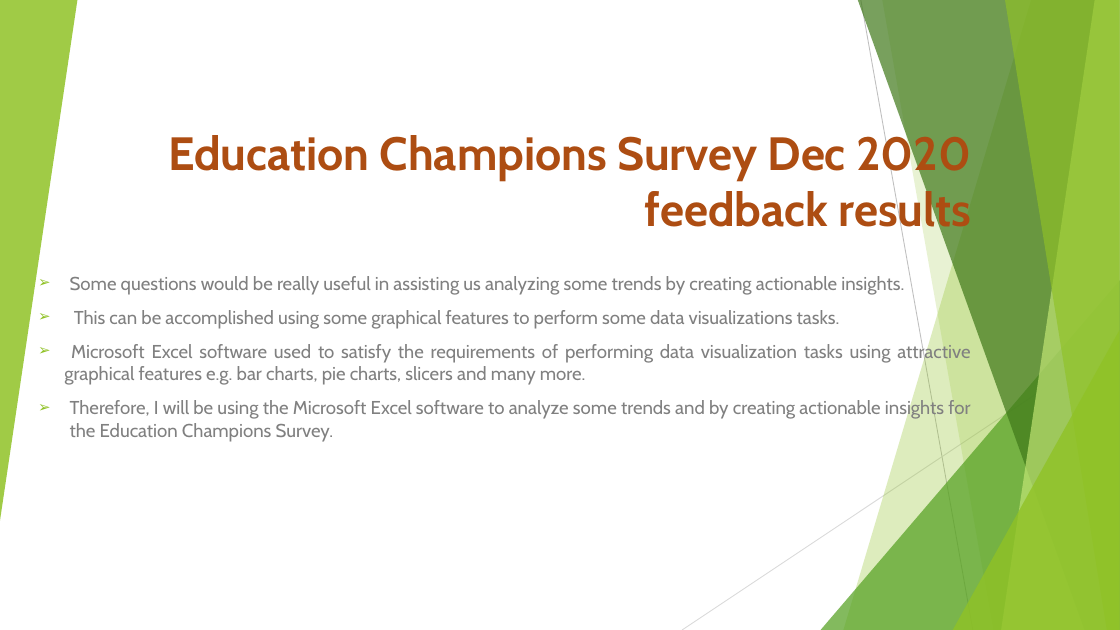
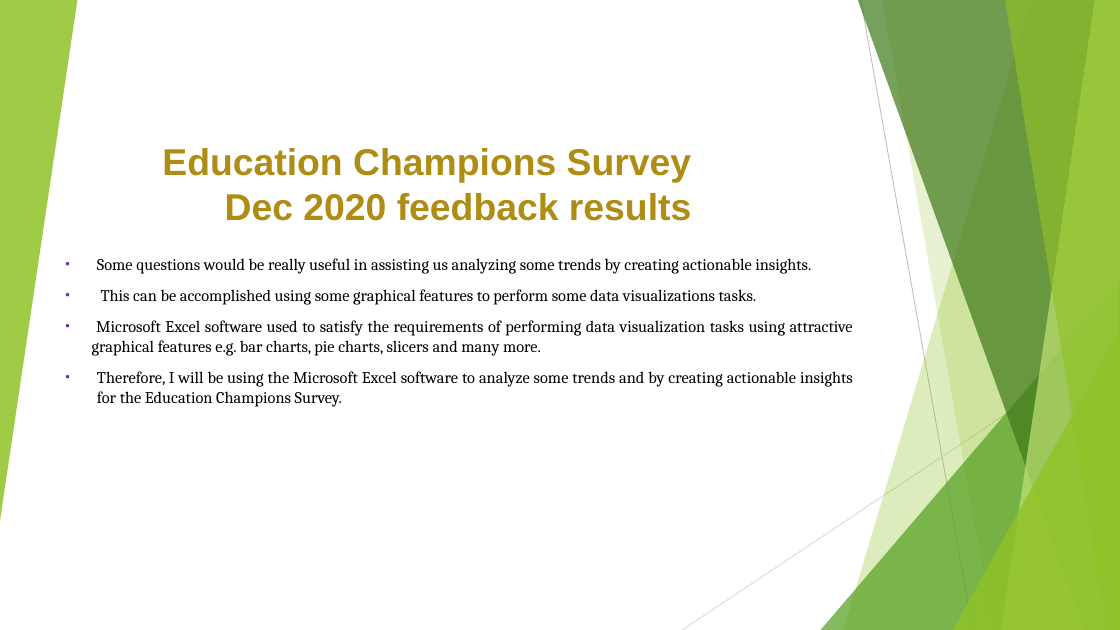
Before and after one commit to Nkululeko353/MyDatasets, a slide deck: slide 5 of The Chartered Institute of Logistics and Transport.pptx. Drawn at 1120x630 pixels with LibreOffice and Linux fonts; fonts in the diff are those of the drawing. Boxes give left, top, right and bottom in pixels: in the first picture for what was removed or moved away, otherwise in the second. Text is boxed around its words. In the diff, an @@ line names an element or a change of style, - is before the commit and + after.

```diff
--- a/The Chartered Institute of Logistics and Transport.pptx
+++ b/The Chartered Institute of Logistics and Transport.pptx
@@ title "Education Champions Survey Dec 2020 ..." at (162,148,691,221): size 40 to 32 pt, font Cabin to Arial, text colour #AD4C12 to #AF8C14 @@
@@ subtitle "Some questions would be really ...": place and size @@
-subtitle "Some questions would be really ..." at (64,276,970,442)
+subtitle "Some questions would be really ..." at (92,258,853,407)
@@ subtitle "Some questions would be really ..." at (92,258,853,407): size 16 to 14 pt, font Cabin to Cambria, text colour #808080 to #000000; bullet ➢ to •; bullet colour #90C226 to #7030A0 @@
```
Also in this commit, not shown: 7 other slides changed, 2 slides added, 1 other file.
